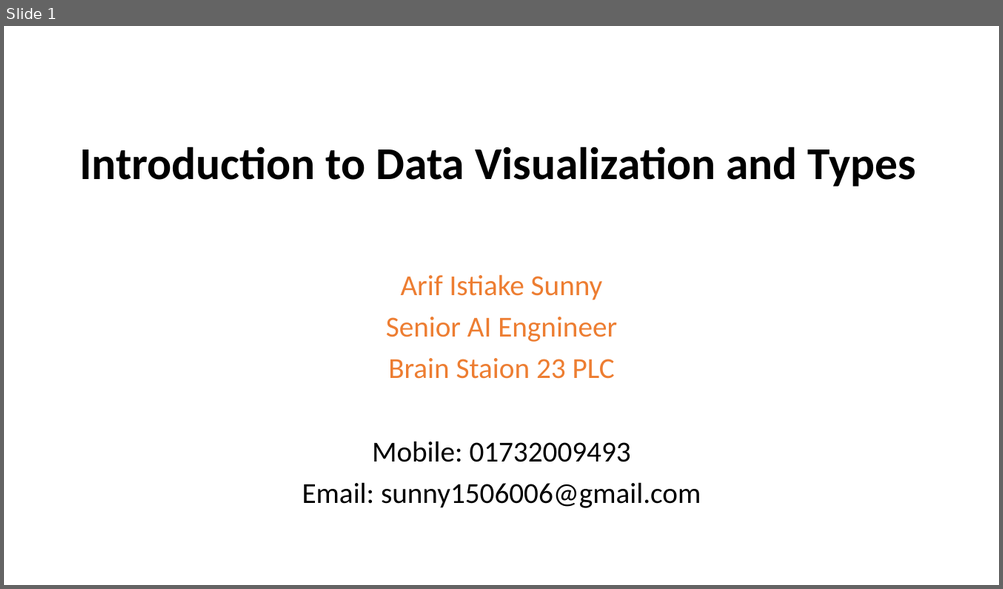
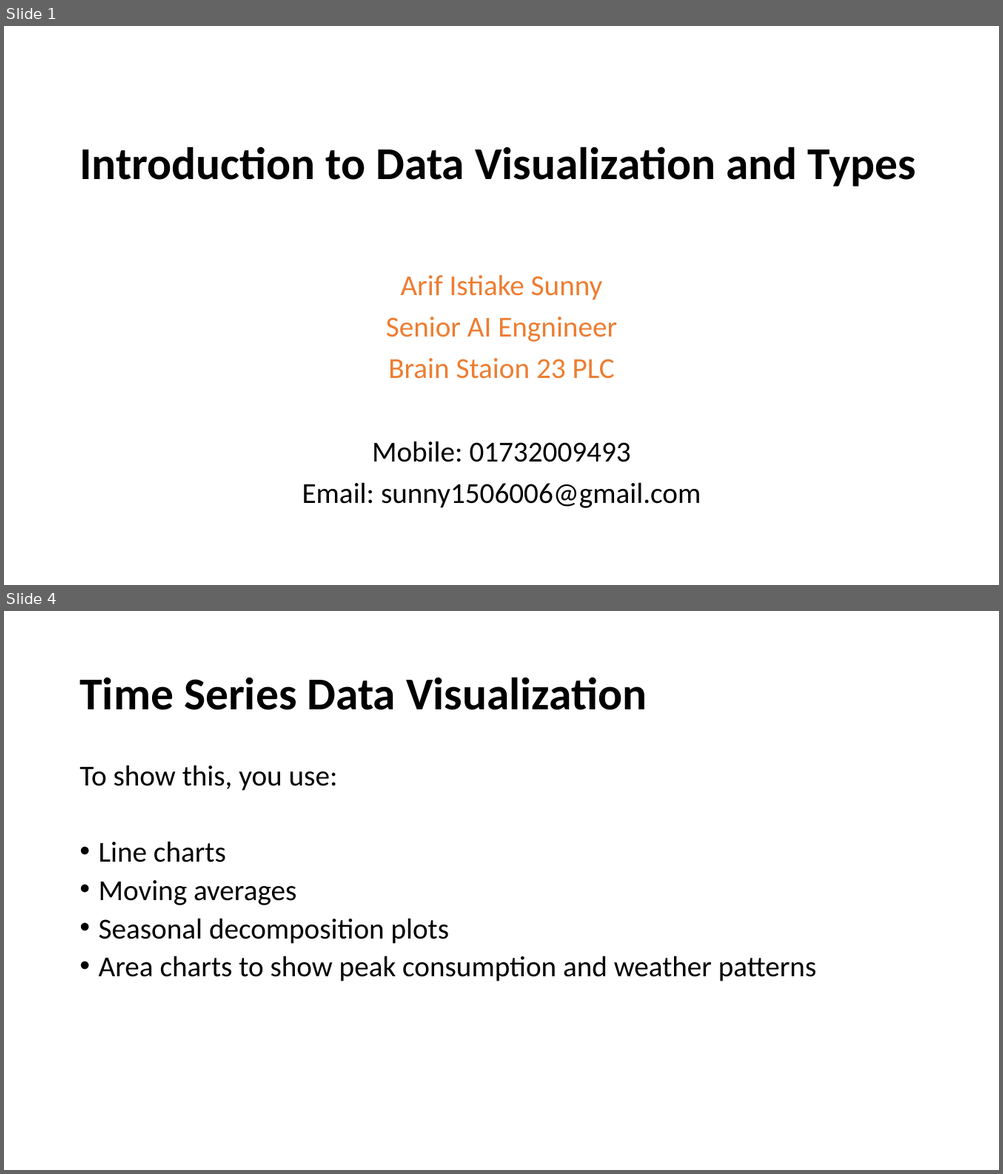
Before and after one commit to nahidniloy14/Data-Visualization, a slide deck: Introduction to Data Visualization and Types.pptx. Shown one above the other, each under a label of ours: slide 1 before the commit, slides 1 and 4 after it; the slides between them are not shown. The pictures are 1003x589 and 1003x1174 pixels, drawn with LibreOffice and Linux fonts; fonts in the diff are those of the drawing. Boxes give left, top, right and bottom in pixels: in the first picture for what was removed or moved away, otherwise in the second. Text is boxed around its words. In the diff, an @@ line names an element or a change of style, - is before the commit and + after.

Commit message:
Time Series

```diff
--- a/Introduction to Data Visualization and Types.pptx
+++ b/Introduction to Data Visualization and Types.pptx
@@ slide 4 added at bbox=[4, 611, 999, 1170], background #FFFFFF @@
@@ title added at bbox=[79, 677, 646, 710], 44 pt, text #000000, bold @@
+Time Series Data Visualization
@@ text added at bbox=[79, 765, 816, 982], 28 pt, text #000000 @@
+To show this, you use:
+• Line charts
+• Moving averages
+• Seasonal decomposition plots
+• Area charts to show peak consumption and weather patterns
```
Also in this commit, not shown: 1 slide changed, 7 other slides added, 11 slides removed, 3 other files.
